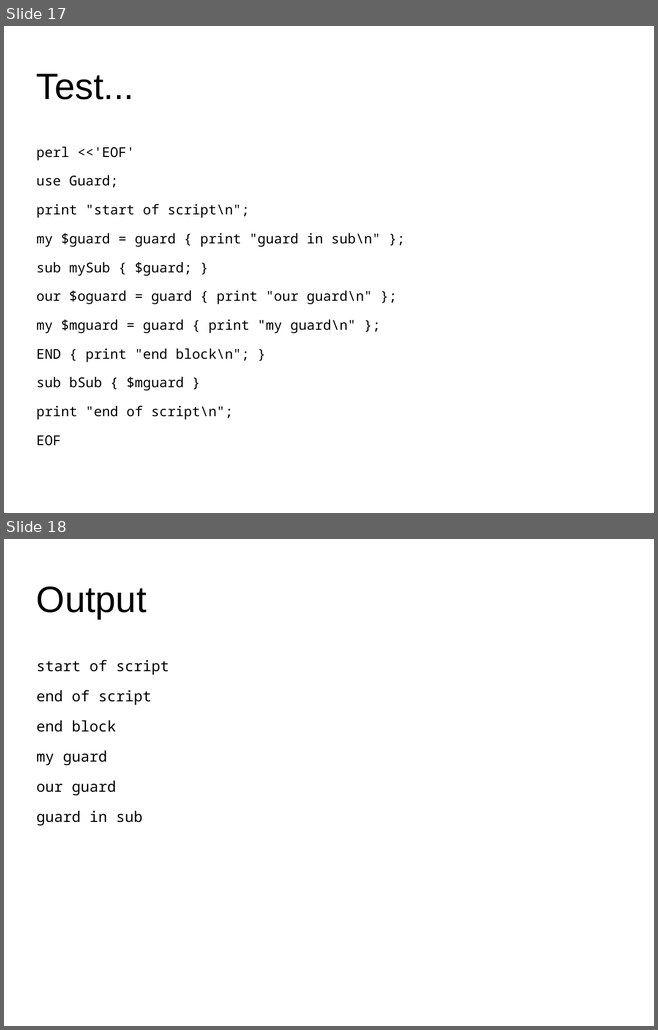
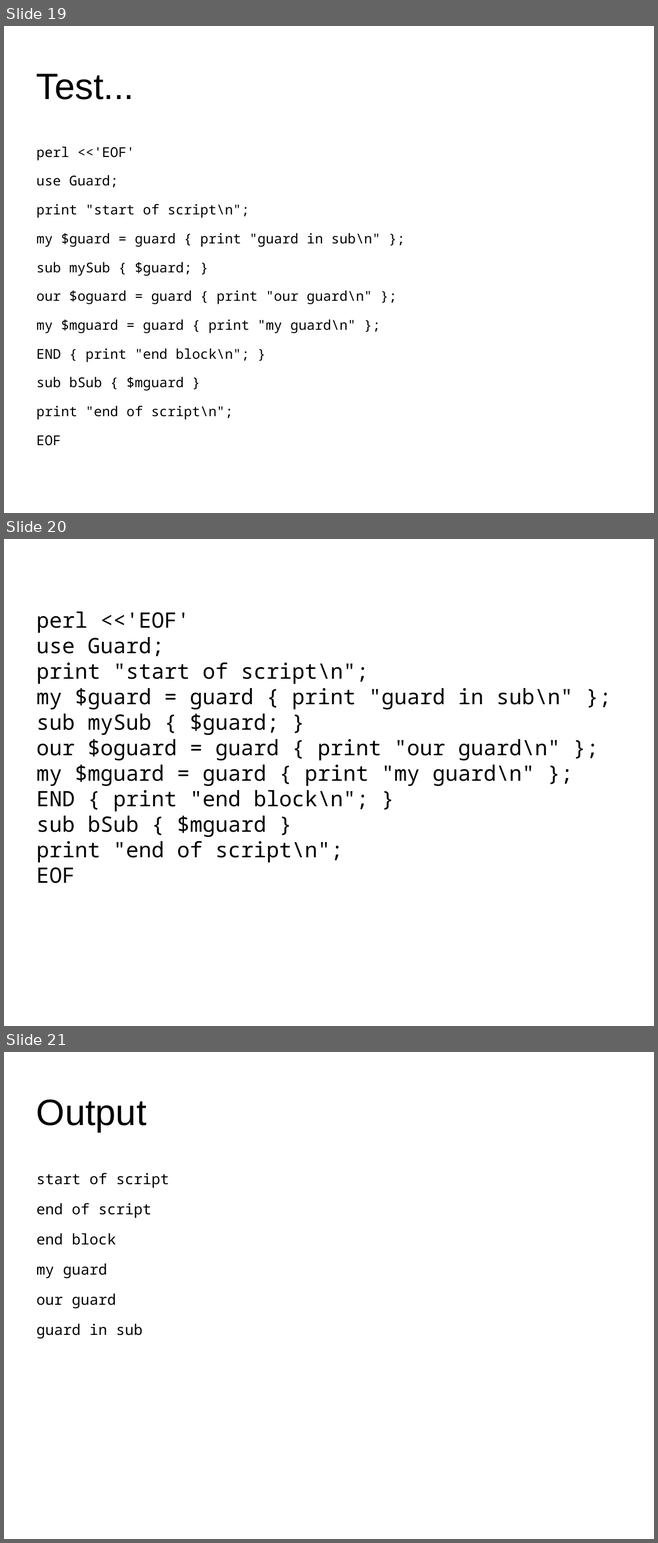
Before and after one commit to daviddelikat/inlinePerlPackages, a slide deck: docs/presentation.odp. Shown one above the other, each under a label of ours: slides 17 and 18 before the commit, slides 19, 20 and 21 after it. The pictures are 658x1030 and 658x1543 pixels, drawn with LibreOffice and Linux fonts; fonts in the diff are those of the drawing; background and template pictures are left out. Boxes give left, top, right and bottom in pixels: in the first picture for what was removed or moved away, otherwise in the second. Text is boxed around its words. In the diff, an @@ line names an element or a change of style, - is before the commit and + after.

```diff
--- a/docs/presentation.odp
+++ b/docs/presentation.odp
@@ slide 20 added at (4,539,654,1026), background #FFFFFF @@
@@ subtitle added at (36,611,572,884), 26 pt, text #000000 @@
+perl <<'EOF'
+use Guard;
+print "start of script\n";
+my $guard = guard { print "guard in sub\n" };
+sub mySub { $guard; }
+our $oguard = guard { print "our guard\n" };
+my $mguard = guard { print "my guard\n" };
+END { print "end block\n"; }
+sub bSub { $mguard }
+print "end of script\n";
+EOF
@@ what was slide 17 is now slide 19 @@
@@ what was slide 18 is now slide 21 @@
```
Also in this commit, not shown: 3 slides changed, 2 other slides added.
